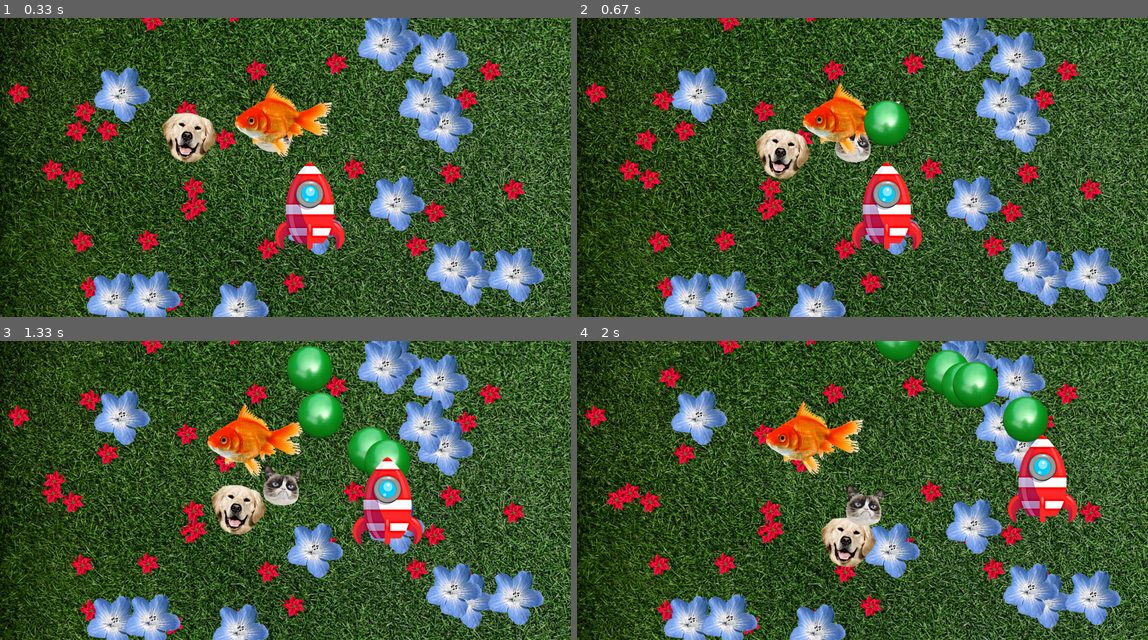
Above: before the commit, frames 1-4 (two rows, left to right).
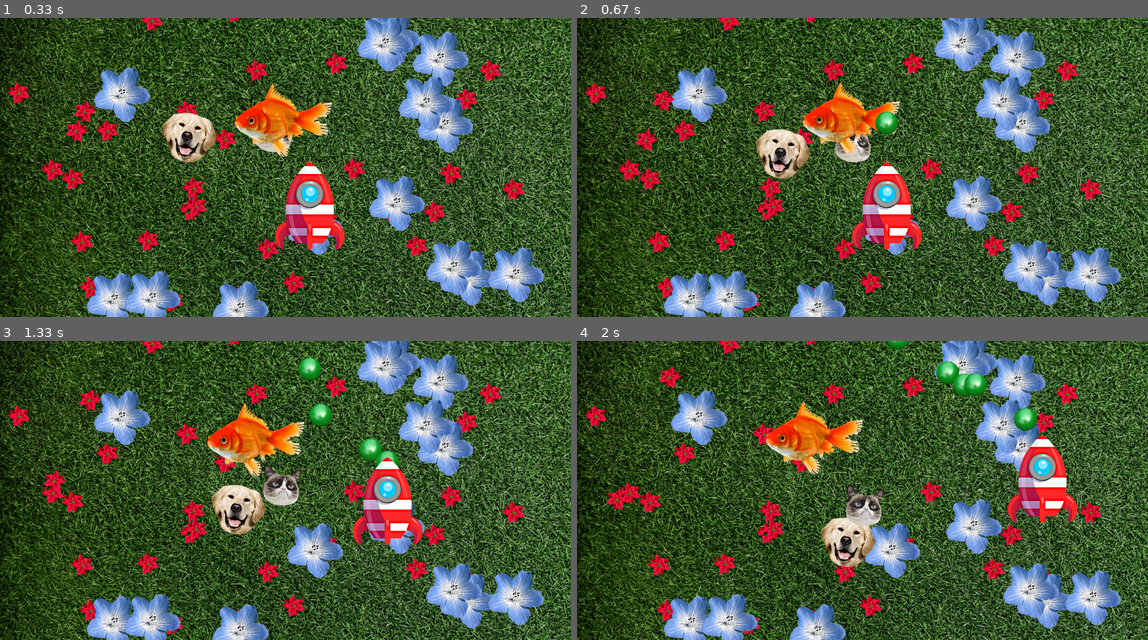
Above: after the commit, the same moments.

Repository: jimmygizmo/pygamefun
Game: pygame game, started from game/main.py
Same seed, same stepped clock (60 frames per second), same inputs: the game is played once before the commit and once after it.
Inputs:
- Up to frame 1 (0.33 s): no input
- Up to frame 2 (0.67 s): tap Space at 0.33 s
- Up to frame 3 (1.33 s): hold Right 0.67-1.13 s; tap Space at 0.73, 1.03, 1.23 s; hold Up from 1.17 s (still down)
- Up to frame 4 (2 s): release Up at 1.47 s; hold Right 1.5-1.97 s; tap Space at 1.57, 1.87 s

Frame 1 is identical in both runs. In frame 2, 0.9% of the frame differs, in the area x 50-59%, y 27-43%; in frame 3, 3.0%; in frame 4, 3.0%, in the area x 52-83%, y 0-34%.

Commit message:
config-switchable hack to bypass pygame.image.frombytes and load from disk works great. the edge issue is not super bad and can be improved/fixed later but this is pretty good. we have transparency-capable resizing which pygame itself cannot do correctly and we did it with numpy and cv2 to directly manipulate the raq png data in the RGB and alpha layers separately and using custom/tuned algrithms for the resizing, specifically we use cv2.INTER_AREA interpolation for the RGB layers and we use cv2.INTER_NEAREST

Diff:
--- a/game/main.py
+++ b/game/main.py
@@ -24,6 +24,7 @@
 PROJECTILE_MARGIN = 160  # Distane beyond wall on X or Y axis at which projectile/Weapon is "Finalized"
 PLAYER_MAIN_WEAPON_INDEX = 0  # Index in weapon_specs of the weapon_spec item to use for the Player's main projectile.
 # 0 = green ball    1 = meatball
+PYGAME_FROMBYTES_IMAGE_LOAD_WORKAROUND_ENABLE: bool = True
 
 # SURFACE CACHE - 'SCACHE'
 # The Surface Cache SCACHE pre-loads images into surfaces. When sprites are instantiated, they will use this cache
@@ -567,18 +568,25 @@
                 fh.write(resized_png_bytes)
             # END DEV HACK - Proves the image data is good. Helps prove out problem is with pygame.image.frombytes()
             new_size = (width, height)  # NOTE: This is the size of the already-resized image. No resizing occurs here.
-            alphonically_resized_surface = pygame.image.frombytes(
-                    resized_png_bytes,
-                    size=new_size,
-                    format='RGBA',
+            if PYGAME_FROMBYTES_IMAGE_LOAD_WORKAROUND_ENABLE:  # A terrible and VERY TEMPORARY HACK (which works great)
+                # Obviously the following can have race conditions and is a very hackish hack and NOT a solution.
+                filesystem_loaded_resized_surface_hack = pygame.image.load(
+                    'load-image-temp-out-png.png'
                 ).convert_alpha()
-            # ******************************************************************
-            # PERSISTENT ERROR:
-            #     fbtest = pygame.image.frombytes(img_bytes, size=(140, 140), format='RGBA').convert_alpha()
-            #              ^^^^^^^^^^^^^^^^^^^^^^^^^^^^^^^^^^^^^^^^^^^^^^^^^^^^^^^^^^^^^^^^^
-            # ValueError: Bytes length does not equal format and resolution size
-            # ******************************************************************
-            surface_l = alphonically_resized_surface
+                surface_l = filesystem_loaded_resized_surface_hack  # For clarity
+            else:
+                alphonically_resized_surface = pygame.image.frombytes(
+                        resized_png_bytes,
+                        size=new_size,
+                        format='RGBA',
+                    ).convert_alpha()
+                # ******************************************************************
+                # PERSISTENT ERROR:
+                #     fbtest = pygame.image.frombytes(img_bytes, size=(140, 140), format='RGBA').convert_alpha()
+                #              ^^^^^^^^^^^^^^^^^^^^^^^^^^^^^^^^^^^^^^^^^^^^^^^^^^^^^^^^^^^^^^^^^
+                # ValueError: Bytes length does not equal format and resolution size
+                # ******************************************************************
+                surface_l = alphonically_resized_surface
     else:
         surface_l: pygame.Surface = pygame.image.load(image_path).convert_alpha()
 
@@ -719,7 +727,7 @@
     load_image(
             filename=weapon_spec['img_filename'],
             flip=weapon_spec['flip'],
-            resize=False,  # Resizing upon load (with correct alpha) is 90% working. Disabled until ready.
+            resize=True,  # Resizing upon load (with correct alpha) is 90% working. Disabled until ready.
             width=weapon_spec['w'],
             height=weapon_spec['h'],
         )
